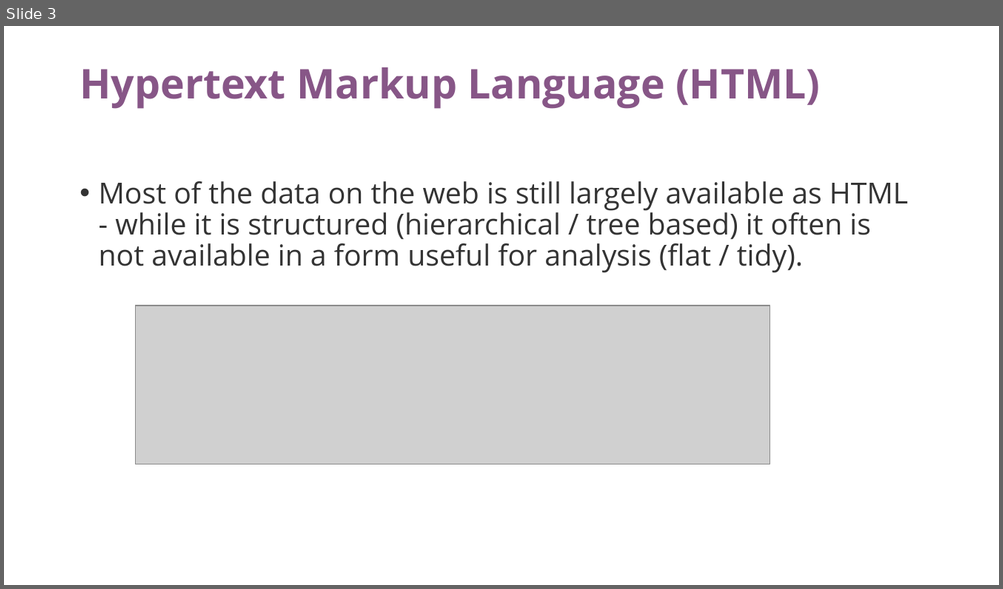
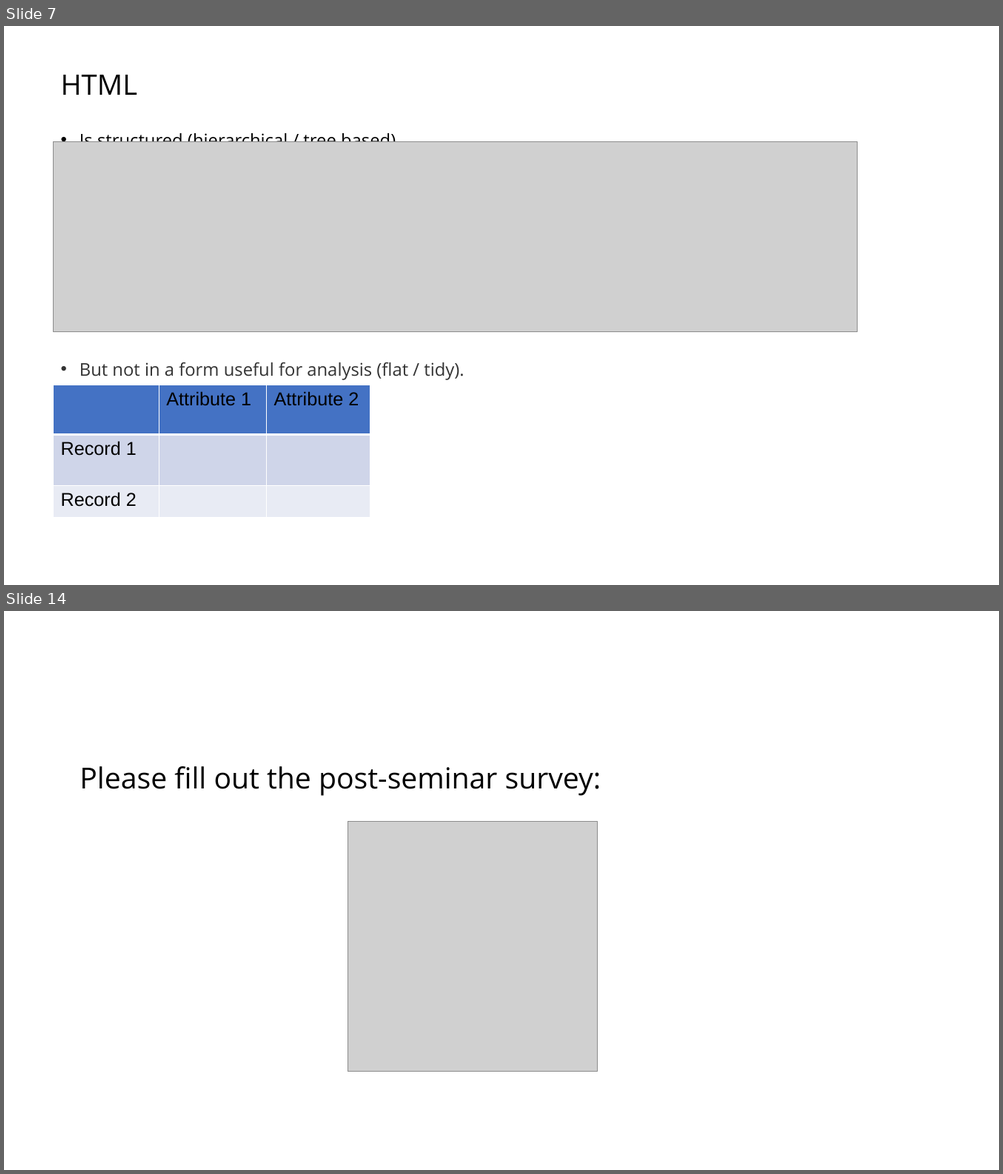
Before and after one commit to IshitaGopal/TRIADS_workshops, a slide deck: intro_to_web_scraping/intro_web_scraping_python.pptx. Shown one above the other, each under a label of ours: slide 3 before the commit, slides 7 and 14 after it; the slides between them are not shown. The pictures are 1003x589 and 1003x1174 pixels, drawn with LibreOffice and Linux fonts; fonts in the diff are those of the drawing; grey boxes stand for pictures. Boxes give left, top, right and bottom in pixels: in the first picture for what was removed or moved away, otherwise in the second. Text is boxed around its words. In the diff, an @@ line names an element or a change of style, - is before the commit and + after.

```diff
--- a/intro_to_web_scraping/intro_web_scraping_python.pptx
+++ b/intro_to_web_scraping/intro_web_scraping_python.pptx
@@ slide 14 added at <box>4,611,999,1170</box>, background #FFFFFF @@
@@ text added at <box>79,766,601,796</box>, 28 pt, text #000000 @@
+Please fill out the post-seminar survey:
@@ picture added at <box>348,821,597,1072</box> @@
@@ what was slide 3 is now slide 7 @@
@@ slide 7 changed as well @@
@@ title removed at <box>79,67,819,109</box> @@
-Hypertext Markup Language (HTML)
@@ text at <box>61,74,464,380</box>: text changed; size 28 to 17 pt @@
-• Most of the data on the web is still largely available as HTML - while it is structured (hierarchical / tree based) it often is not available in a form useful for analysis (flat / tidy).
+HTML
+• Is structured (hierarchical / tree based)
+• But not in a form useful for analysis (flat / tidy).
@@ picture: place and size @@
-picture at <box>135,306,769,465</box>
+picture at <box>54,141,856,332</box>
@@ table added at <box>54,386,370,520</box>, 3 rows, 3 columns @@
+ | Attribute 1 | Attribute 2
+Record 1 |  | 
+Record 2 |  | 
```
Also in this commit, not shown: 3 other slides changed, 9 other slides added, 3 slides removed, 26 other files.
